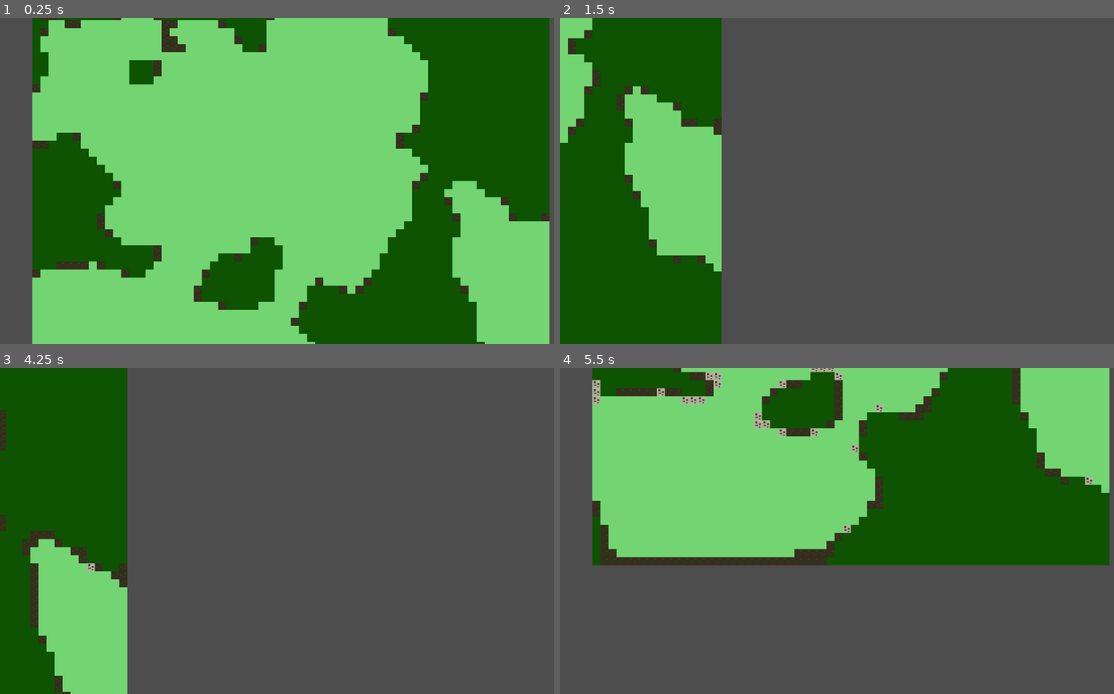
Above: before the commit, frames 1-4 (two rows, left to right).
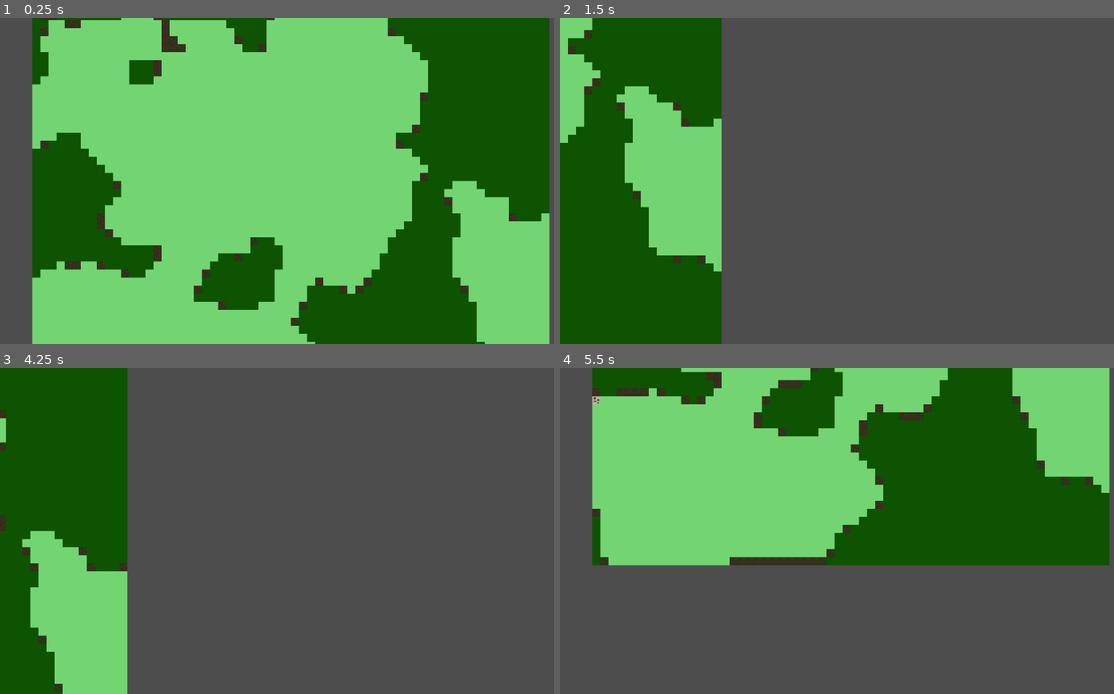
Above: after the commit, the same moments.

Repository: bingecraft-net/sandbox
Game: Godot game, scene res://scenes/game.tscn
The game is run twice, just before and just after one commit, with the same random seed, the same clock (stepped at 60 frames per second) and the same inputs.
Inputs:
- Up to frame 1 (0.25 s): no input
- Up to frame 2 (1.5 s): hold Right (ui_right) 0.53-1.28 s; hold Down (ui_down) from 1.28 s (still down)
- Up to frame 3 (4.25 s): release Down (ui_down) at 2.03 s; hold Right (ui_right) 2.03-2.78 s; tap Enter at 2.75 s; hold Up (ui_up) 2.78-3.53 s; tap Space at 3.5 s; hold Left (ui_left) from 3.53 s (still down)
- Up to frame 4 (5.5 s): release Left (ui_left) at 5.03 s; hold Down (ui_down) from 5.03 s (still down)

The runs differ from the first frame. In frame 1, 0.5% of the frame differs, in the area x 5-100%, y 0-88%; in frame 2, 0.5%; in frame 3, 0.9%; in frame 4, 3.0%, in the area x 5-97%, y 0-61%.

Commit message:
divide laplacian by eight again

Diff:
--- a/scripts/game.gd
+++ b/scripts/game.gd
@@ -39,7 +39,7 @@
 					var neighbor_x = (x + dx + grid_size) % grid_size
 					var neighbor_y = (y + dy + grid_size) % grid_size
 					var neighbor_value = grid[neighbor_x][neighbor_y]
-					e_laplacian += (neighbor_value.energy_density - e)
+					e_laplacian += (neighbor_value.energy_density - e) / 8.
 
 			e += e_laplacian * dt * delta
 
